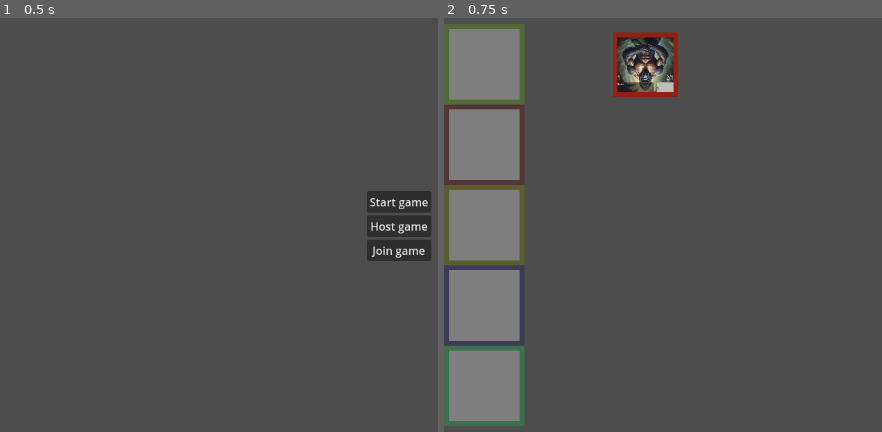
Above: before the commit, frames 1-2 (left to right).
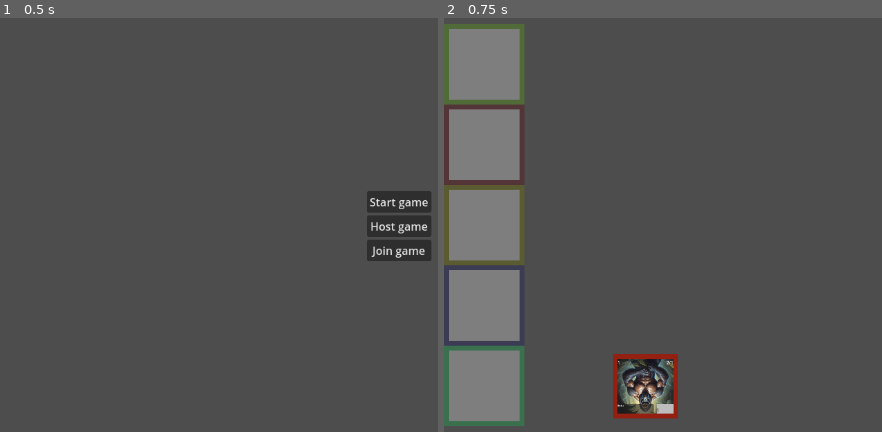
Above: after the commit, the same moments.

Repository: EVKoene/fiber
Game: Godot game, scene res://MainMenu.tscn
Same seed, same stepped clock (60 frames per second), same inputs: the game is played once before the commit and once after it.
Inputs:
- Up to frame 1 (0.5 s): no input
- Up to frame 2 (0.75 s): click "Start game" at 0.5 s

Frame 1 is identical in both runs. In frame 2, 3.8% of the frame differs, in the area x 38-54%, y 3-97%.

Commit message:
flip cards for opponent

Diff:
--- a/MainMenu.gd
+++ b/MainMenu.gd
@@ -11,7 +11,7 @@
 	multiplayer.connection_failed.connect(connection_failed)
 
 
-@rpc("call_local", "any_peer")
+@rpc("any_peer", "call_local")
 func start_game() -> void:
 	var battle_map_scene: PackedScene = load("res://map/BattleMap.tscn")
 	var battle_map = battle_map_scene.instantiate()
@@ -30,26 +30,37 @@
 func connected_to_server() -> void:
 	print("Connected to server!")
 	# This will only work as long as we have max 2 players
-	_add_player_to_gamemanager.rpc_id(1, 2, multiplayer.get_unique_id(), "Player1", {})
+	_add_player_to_gamemanager.rpc_id(1, 2, multiplayer.get_unique_id(), "Player2", {})
 
 
 func connection_failed() -> void:
 	print("Failed to connect!")
 
 
-@rpc("any_peer", "call_local")
+@rpc("any_peer")
 func _add_player_to_gamemanager(
 	player_number: int, player_id: int, player_name: String, deck: Dictionary
 ) -> void:
-	GameManager.players[player_id] = {
-		"Name": player_name,
-		"ID": player_id,
-		"Deck": deck,
-	}
-	if player_number == 1:
-		GameManager.p1_id = player_id
-	if player_number == 2:
-		GameManager.p2_id = player_id
+	if !GameManager.players.has(player_id):
+		GameManager.players[player_id] = {
+			"Name": player_name,
+			"PlayerNumber": player_number,
+			"ID": player_id,
+			"Deck": deck,
+		}
+		if player_number == 1:
+			GameManager.p1_id = player_id
+		if player_number == 2:
+			GameManager.p2_id = player_id
+
+	if multiplayer.is_server():
+		for i in GameManager.players:
+			_add_player_to_gamemanager.rpc(
+				GameManager.players[i]["PlayerNumber"],
+				GameManager.players[i]["ID"],
+				GameManager.players[i]["Name"],
+				GameManager.players[i]["Deck"]
+			)
 
 
 func _on_start_pressed():
--- a/card/CardInPlay.gd
+++ b/card/CardInPlay.gd
@@ -38,6 +38,15 @@
 	_create_costs()
 	set_position_to_play_space()
 	update_stats()
+	print(
+		"is_player_1: ", GameManager.is_player_1, ", card_owner_id: ",
+		card_owner_id, ", p2_id: ", GameManager.p2_id
+	)
+	if (
+		(GameManager.is_player_1 and card_owner_id == GameManager.p2_id)
+		or (!GameManager.is_player_1 and card_owner_id == GameManager.p1_id)
+	):
+		flip_card()
 	scale *= MapSettings.card_in_play_size/size
 
 
@@ -94,7 +103,10 @@
 		attack = battle_stats.attack
 		health = battle_stats.health
 		movement = battle_stats.movement
-
+	_set_labels()
+
+
+func _set_labels() -> void:
 	$VBox/BotInfo/Movement.text = str(movement)
 	$VBox/BotInfo/BattleStats.text = str(attack, "/", health)
 	$VBox/TopInfo/Costs/CostLabels/Animal.text = str(costs.animal)
@@ -169,8 +181,9 @@
 
 func flip_card() -> void:
 	$VBox.move_child($VBox/BotInfo, 0)
-	$VBox/TopInfo.size_flags_vertical = SIZE_SHRINK_END
 	$CardImage.flip_v = true
+	print($VBox.vertical)
+	$VBox/BotInfo.size_flags_vertical = SIZE_EXPAND | SIZE_SHRINK_BEGIN
 
 
 func unflip_card() -> void:
@@ -260,7 +273,7 @@
 
 
 func _get_card_range() -> int:
-	if card_data["Range"]:
+	if "Range" in card_data.keys():
 		return card_data["Range"]
 	else:
 		return -1
--- a/card/CardInPlay.tscn
+++ b/card/CardInPlay.tscn
@@ -47,6 +47,11 @@
 
 [node name="CardInPlay" type="PanelContainer"]
 custom_minimum_size = Vector2(200, 200)
+anchors_preset = -1
+anchor_right = 0.174
+anchor_bottom = 0.309
+offset_right = -0.448013
+offset_bottom = -0.23201
 script = ExtResource("1_nshbd")
 
 [node name="CardImage" type="TextureRect" parent="."]
@@ -55,6 +60,7 @@
 expand_mode = 3
 
 [node name="VBox" type="VBoxContainer" parent="."]
+custom_minimum_size = Vector2(200, 0)
 layout_mode = 2
 
 [node name="TopInfo" type="HBoxContainer" parent="VBox"]
--- a/map/BattleMap.gd
+++ b/map/BattleMap.gd
@@ -15,13 +15,16 @@
 		GameManager.is_server = true
 	else:
 		return
+
 	for p_id in [GameManager.p1_id, GameManager.p2_id]:
 		var card = card_scene.instantiate()
 		card.column = 4
 		if p_id == GameManager.p1_id:
+			card.row = 4
+			card.card_owner_id = GameManager.p1_id
+		else:
 			card.row = 0
-		else:
-			card.row = 4
+			card.card_owner_id = GameManager.p2_id
 		card.card_index = 1
 		card.card_owner_id = p_id
 		add_child(card, true)
